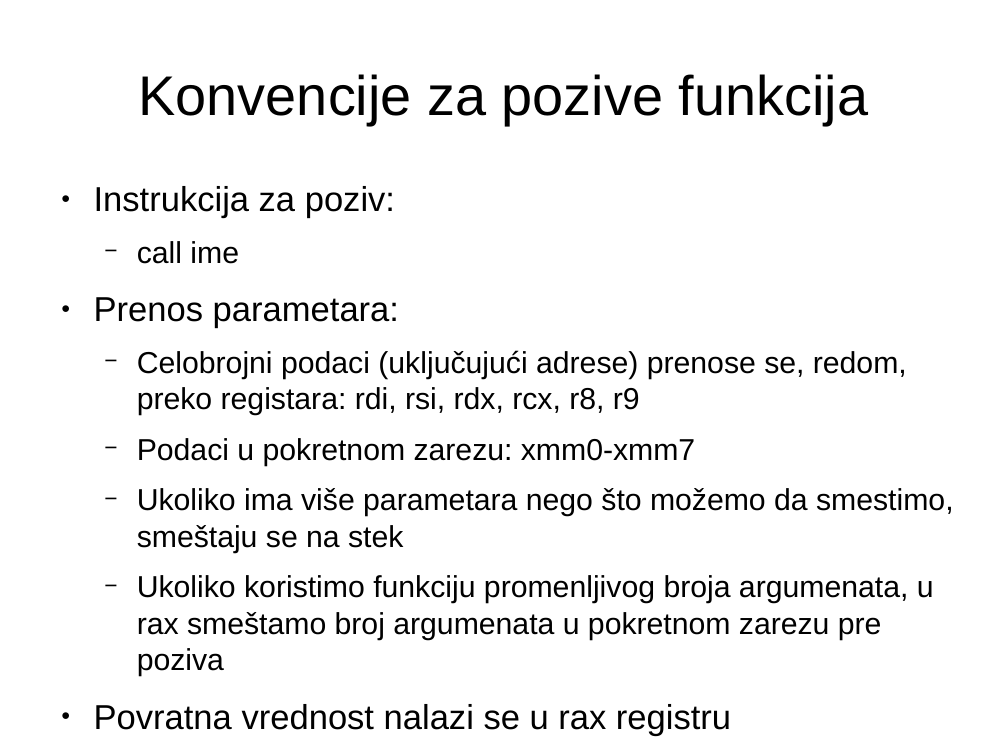
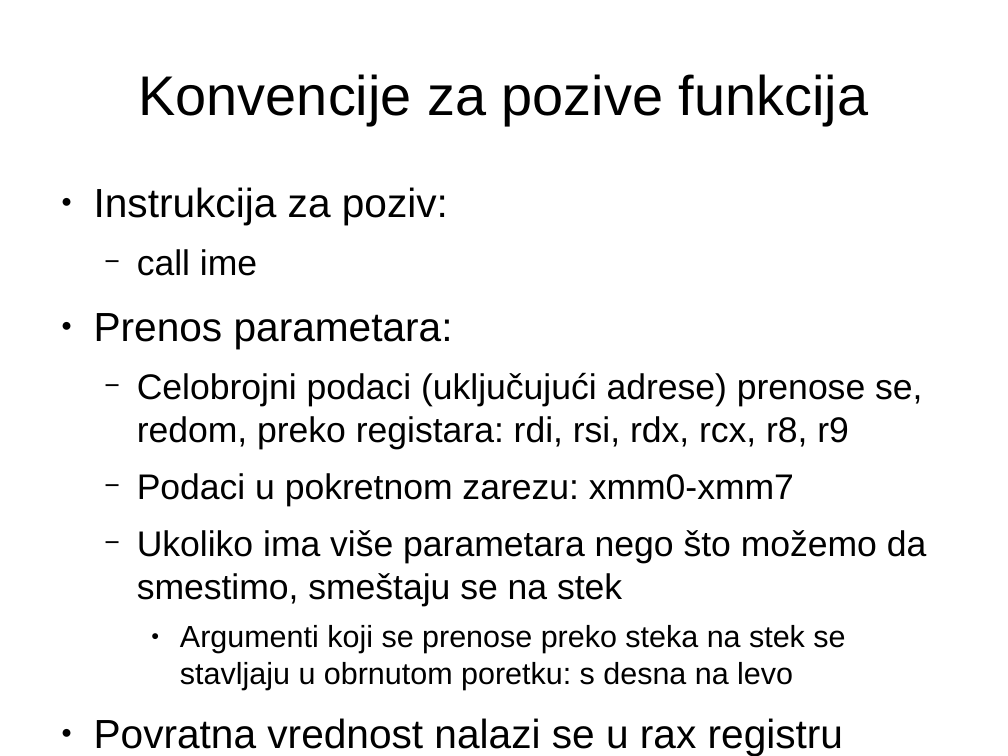
Before and after one commit to NikolaMilev/assembler-prezentacije, a slide deck: slide 15 of cas01/prez.odp (slide 16 before the commit). Drawn at 1008x756 pixels with LibreOffice and Linux fonts; fonts in the diff are those of the drawing. Boxes give left, top, right and bottom in pixels: in the first picture for what was removed or moved away, otherwise in the second. Text is boxed around its words. In the diff, an @@ line names an element or a change of style, - is before the commit and + after.

```diff
--- a/cas01/prez.odp
+++ b/cas01/prez.odp
@@ text at box(94, 187, 927, 756): size 27.2 to 32 pt in "Instrukcija za poziv:", "Prenos parametara:", "Povratna vrednost nalazi se u rax registru"; size 23.8 to 28 pt in "call ime", "Celobrojni podaci (uključujući adrese) prenose se, redom, ...", "Podaci u pokretnom zarezu: xmm0-xmm7", "Ukoliko ima više parametara nego što možemo ..." @@
@@ text at box(180, 625, 845, 690): text changed; size 23.8 to 24 pt @@
-  − Ukoliko koristimo funkciju promenljivog broja argumenata, u rax smeštamo broj argumenata u pokretnom zarezu pre poziva
+    ● Argumenti koji se prenose preko steka na stek se stavljaju u obrnutom poretku: s desna na levo
```
Also in this commit, not shown: 13 other slides changed, 2 slides added, 1 slide removed, 2 other files.
